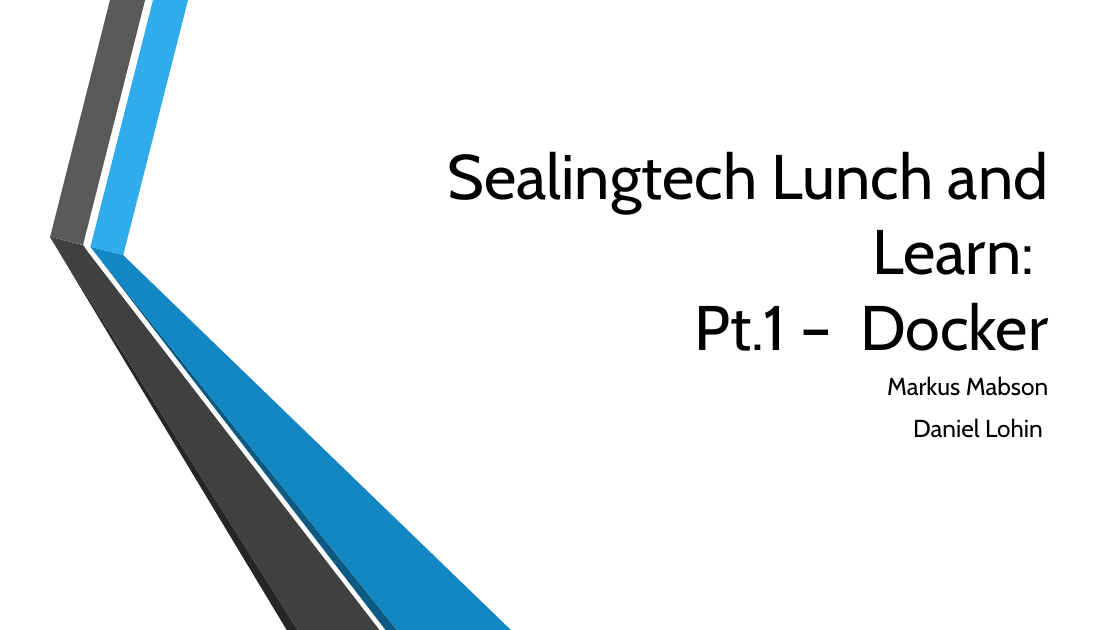
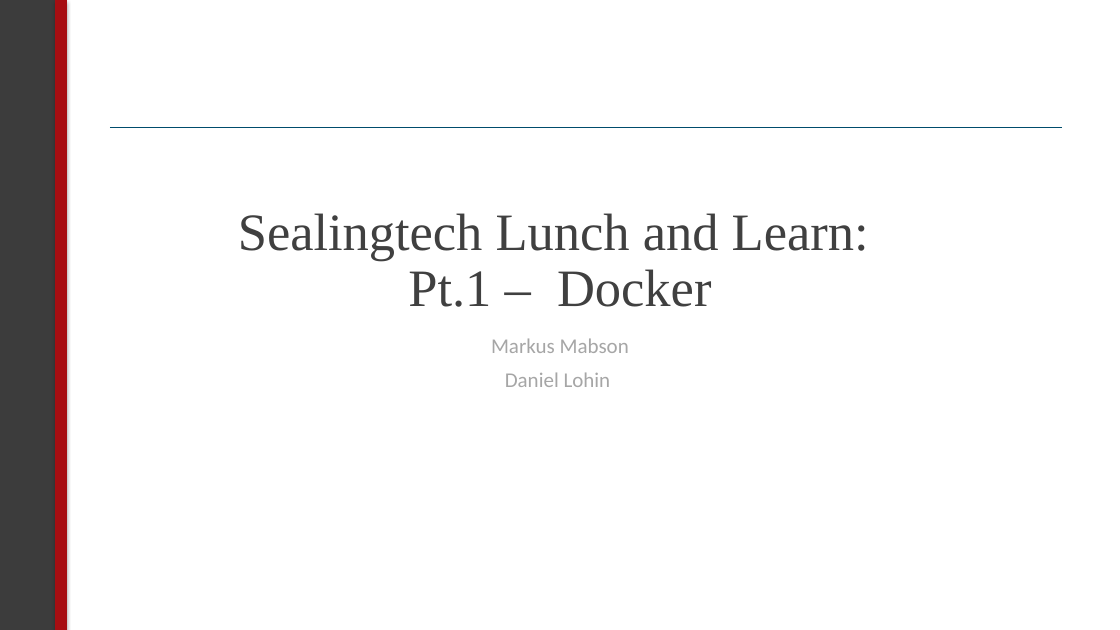
Before and after one commit to sealingtech/kubernetes_training, a slide deck: slide 1 of presentation/Day 1 Intro and Docker.pptx. Drawn at 1120x630 pixels with LibreOffice and Linux fonts; fonts in the diff are those of the drawing; background and template pictures are left out. Boxes give left, top, right and bottom in pixels: in the first picture for what was removed or moved away, otherwise in the second. Text is boxed around its words. In the diff, an @@ line names an element or a change of style, - is before the commit and + after.

```diff
--- a/presentation/Day 1 Intro and Docker.pptx
+++ b/presentation/Day 1 Intro and Docker.pptx
@@ rectangle added at [0, 0, 56, 630], fill #3C3C3C, outline #3C3C3C 0.5 pt @@
@@ rectangle added at [55, 0, 66, 630], fill #A70E12, outline #A70E12 0.5 pt @@
@@ title "Sealingtech Lunch and Learn: Pt.1 ...": place and size @@
-title "Sealingtech Lunch and Learn: Pt.1 ..." at [447, 151, 1048, 351]
+title "Sealingtech Lunch and Learn: Pt.1 ..." at [238, 213, 869, 307]
@@ title "Sealingtech Lunch and Learn: Pt.1 ..." at [238, 213, 869, 307]: size 54 to 45 pt, font Cabin to Times New Roman, text colour #000000 to #404040; alignment right to centre; line spacing 1 to 0.9 @@
@@ line added from (110, 127) to (1062, 127), #004C6C 1 pt @@
@@ group removed at [50, 0, 512, 630]: 6 freeform shapes @@
@@ subtitle "Markus Mabson": place and size @@
-subtitle "Markus Mabson" at [887, 376, 1048, 438]
+subtitle "Markus Mabson" at [491, 338, 629, 387]
@@ subtitle "Markus Mabson" at [491, 338, 629, 387]: size 21 to 18 pt, font Cabin to Calibri, text colour #000000 to #A6A6A6; alignment right to centre; line spacing 1 to 0.9 @@
```
Also in this commit, not shown: 18 other slides changed, 1 slide removed, 1 other file.
